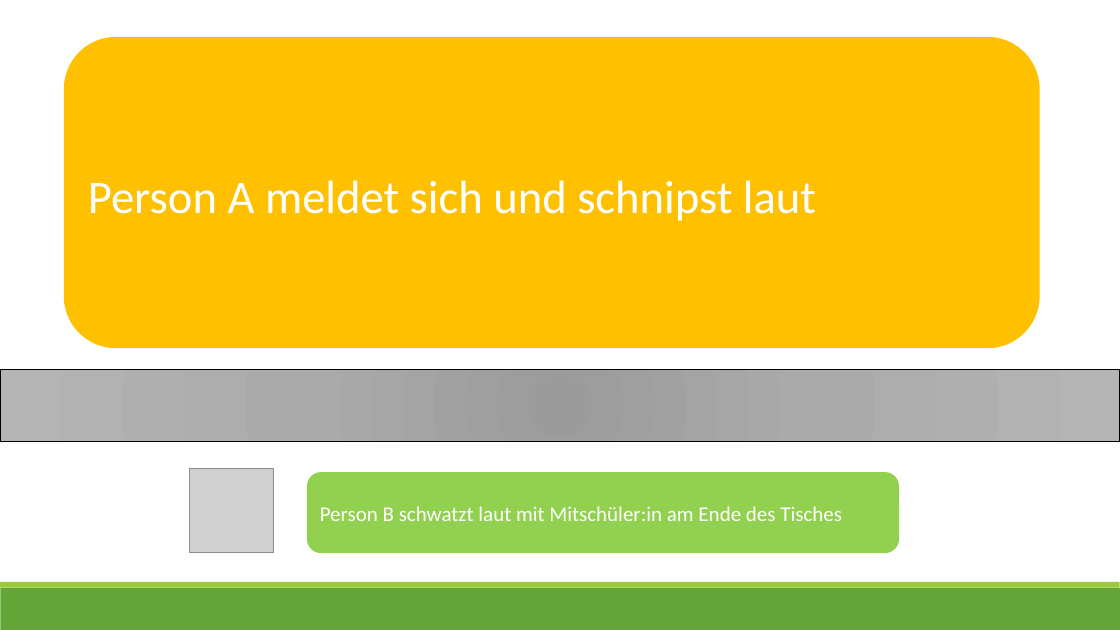
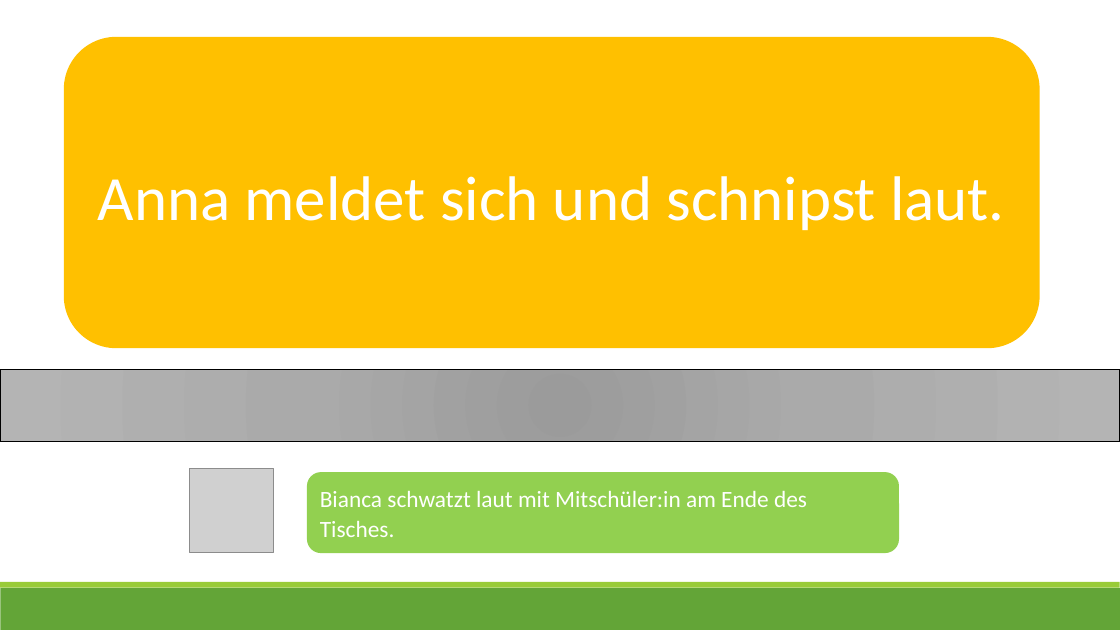
Before and after one commit to ginaamri/Mandy-PhD, a slide deck: slide 21 of studies/Laborstudie ProVisioNET/Scripts/7_script_provisionet_AL.pptx. Drawn at 1120x630 pixels with LibreOffice and Linux fonts; fonts in the diff are those of the drawing; grey boxes stand for pictures. Boxes give left, top, right and bottom in pixels: in the first picture for what was removed or moved away, otherwise in the second. Text is boxed around its words. In the diff, an @@ line names an element or a change of style, - is before the commit and + after.

```diff
--- a/studies/Laborstudie ProVisioNET/Scripts/7_script_provisionet_AL.pptx
+++ b/studies/Laborstudie ProVisioNET/Scripts/7_script_provisionet_AL.pptx
@@ text in rounded rectangle at (98,176,1005,230): text changed; size 40 to 54 pt @@
-Person A meldet sich und schnipst laut
+Anna meldet sich und schnipst laut.
@@ text in rounded rectangle at (320,491,807,537): text changed; size 18 to 20 pt @@
-Person B schwatzt laut mit Mitschüler:in am Ende des Tisches
+Bianca schwatzt laut mit Mitschüler:in am Ende des Tisches.
```
Also in this commit, not shown: 18 other slides changed, 8 other files.
